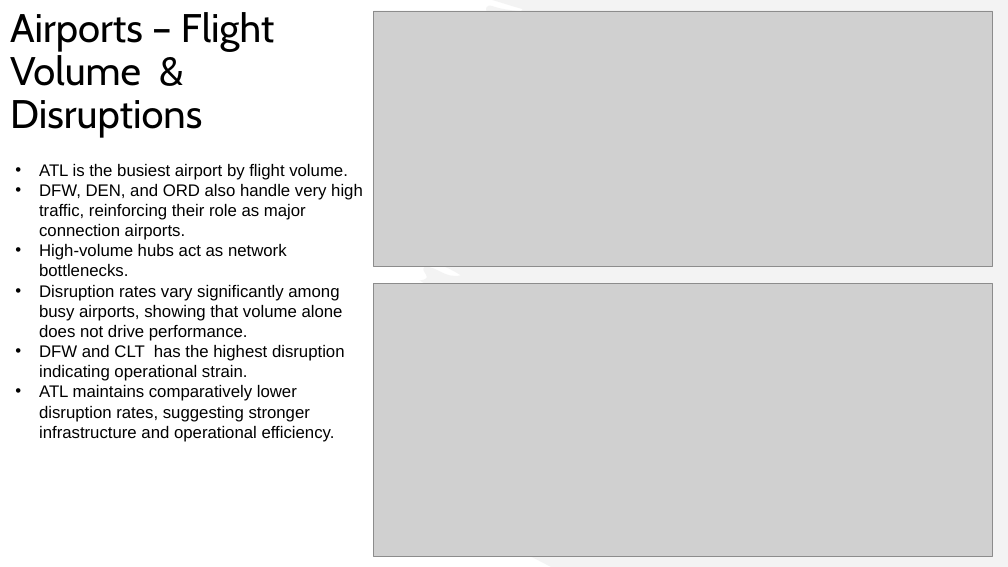
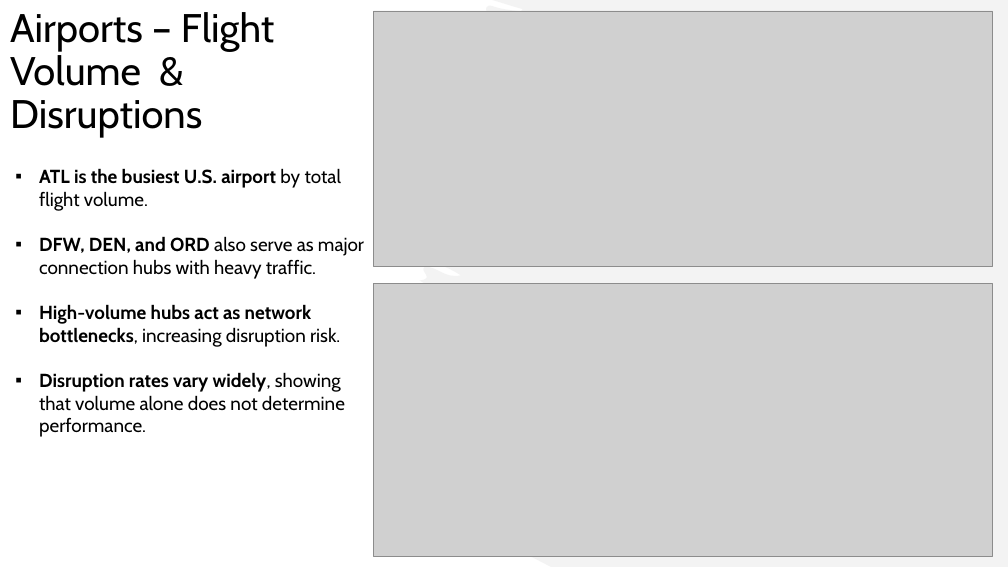
Before and after one commit to divyavegi/Capstone-Flight-Delay-and-Cancellation-, a slide deck: slide 4 of CAPSTONE US FLIGHT DISRUPTION.pptx. Drawn at 1008x567 pixels with LibreOffice and Linux fonts; fonts in the diff are those of the drawing; grey boxes stand for pictures. Boxes give left, top, right and bottom in pixels: in the first picture for what was removed or moved away, otherwise in the second. Text is boxed around its words. In the diff, an @@ line names an element or a change of style, - is before the commit and + after.

```diff
--- a/CAPSTONE US FLIGHT DISRUPTION.pptx
+++ b/CAPSTONE US FLIGHT DISRUPTION.pptx
@@ text at bbox=[39, 168, 364, 437]: text changed; size 16 to 18 pt; font Arial to Cabin @@
-• ATL is the busiest airport by flight volume.
-• DFW, DEN, and ORD also handle very high traffic, reinforcing their role as major connection airports.
-• High-volume hubs act as network bottlenecks.
-• Disruption rates vary significantly among busy airports, showing that volume alone does not drive performance.
-• DFW and CLT has the highest disruption indicating operational strain.
-• ATL maintains comparatively lower disruption rates, suggesting stronger infrastructure and operational efficiency.
+▪ ATL is the busiest U.S. airport by total flight volume.
+▪ DFW, DEN, and ORD also serve as major connection hubs with heavy traffic.
+▪ High-volume hubs act as network bottlenecks, increasing disruption risk.
+▪ Disruption rates vary widely, showing that volume alone does not determine performance.
```
Also in this commit, not shown: 12 other slides changed, 3 other files.
